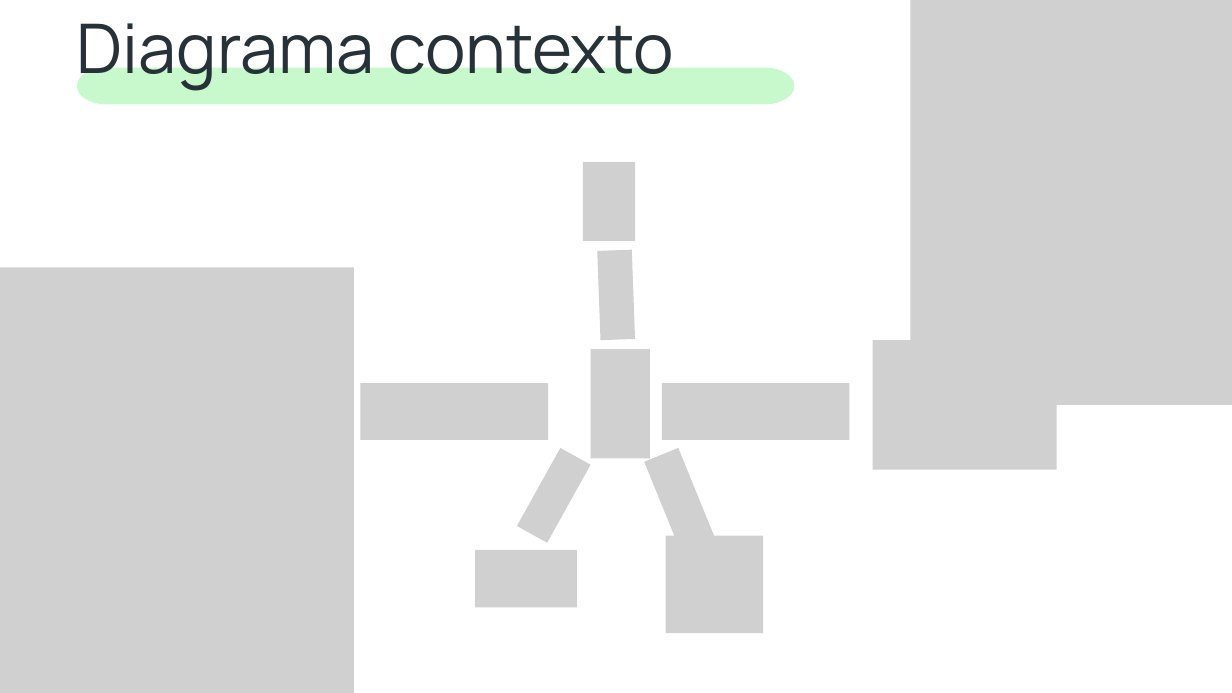
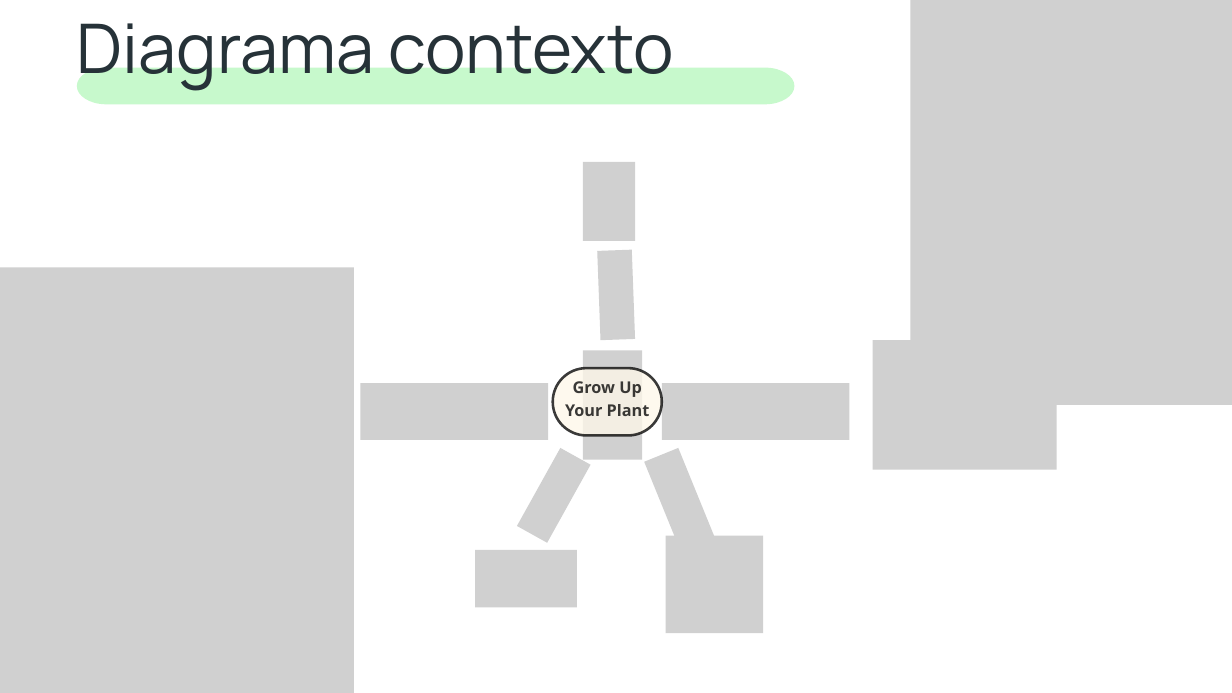
Before and after one commit to Jucer74/SoftwareArchitecture, a slide deck: slide 4 of Project/Context/GUYP.context.pptx. Drawn at 1232x693 pixels with LibreOffice and Linux fonts; fonts in the diff are those of the drawing; grey boxes stand for pictures. Boxes give left, top, right and bottom in pixels: in the first picture for what was removed or moved away, otherwise in the second. Text is boxed around its words. In the diff, an @@ line names an element or a change of style, - is before the commit and + after.

```diff
--- a/Project/Context/GUYP.context.pptx
+++ b/Project/Context/GUYP.context.pptx
@@ picture moved from (x1=591, y1=349, x2=650, y2=458) to (x1=583, y1=351, x2=642, y2=460) @@
@@ freeform shape added at (x1=553, y1=368, x2=662, y2=436), fill #FEF8E9 at 77% opacity, outline #000000 3 pt @@
@@ text added at (x1=565, y1=381, x2=650, y2=416), 19 pt, text #000000 at 77% opacity, bold @@
+Grow Up Your Plant
```
Also in this commit, not shown: 2 other slides changed, 1 other file.
